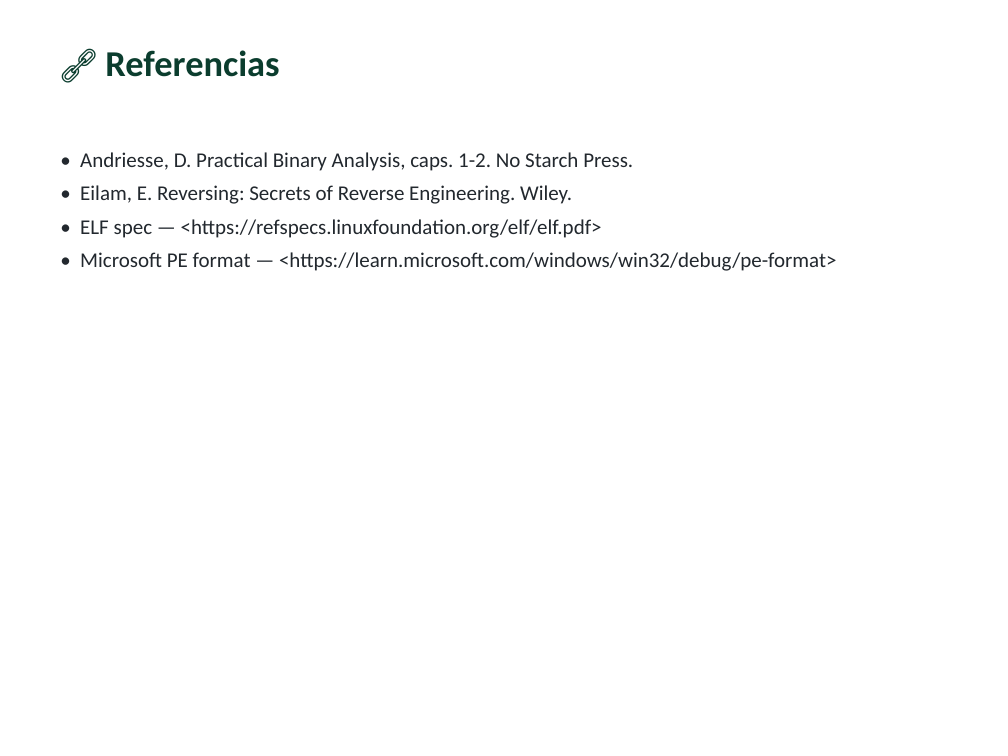
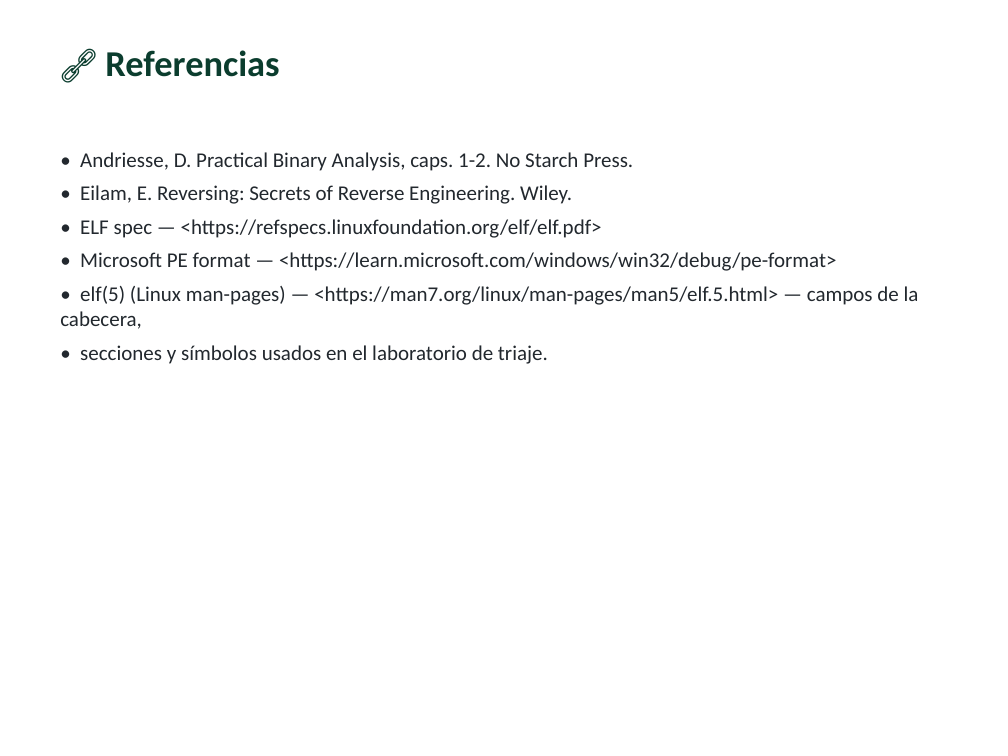
Before and after one commit to vladimiracunadev-create/modern-cybersecurity-program, a slide deck: slide 13 of classes/parte-5-explotacion-de-sistemas-y-binarios/130-ingenieria-inversa-introduccion/clase-130-presentacion.pptx. Drawn at 1008x756 pixels with LibreOffice and Linux fonts; fonts in the diff are those of the drawing. Boxes give left, top, right and bottom in pixels: in the first picture for what was removed or moved away, otherwise in the second. Text is boxed around its words. In the diff, an @@ line names an element or a change of style, - is before the commit and + after.

```diff
--- a/classes/parte-5-explotacion-de-sistemas-y-binarios/130-ingenieria-inversa-introduccion/clase-130-presentacion.pptx
+++ b/classes/parte-5-explotacion-de-sistemas-y-binarios/130-ingenieria-inversa-introduccion/clase-130-presentacion.pptx
@@ text at bbox=[60, 286, 919, 364]: paragraphs added @@
+• elf(5) (Linux man-pages) — <https://man7.org/linux/man-pages/man5/elf.5.html> — campos de la cabecera,
+• secciones y símbolos usados en el laboratorio de triaje.
```
Also in this commit, not shown: 40 other files.
